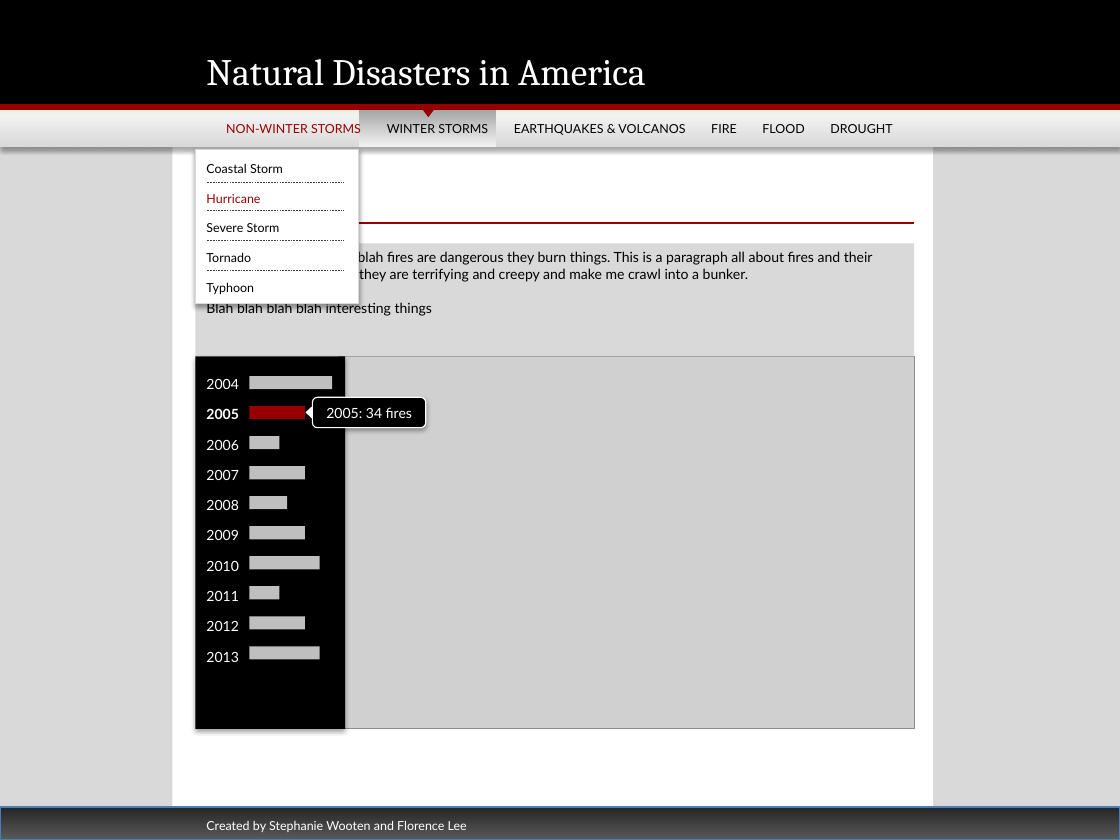
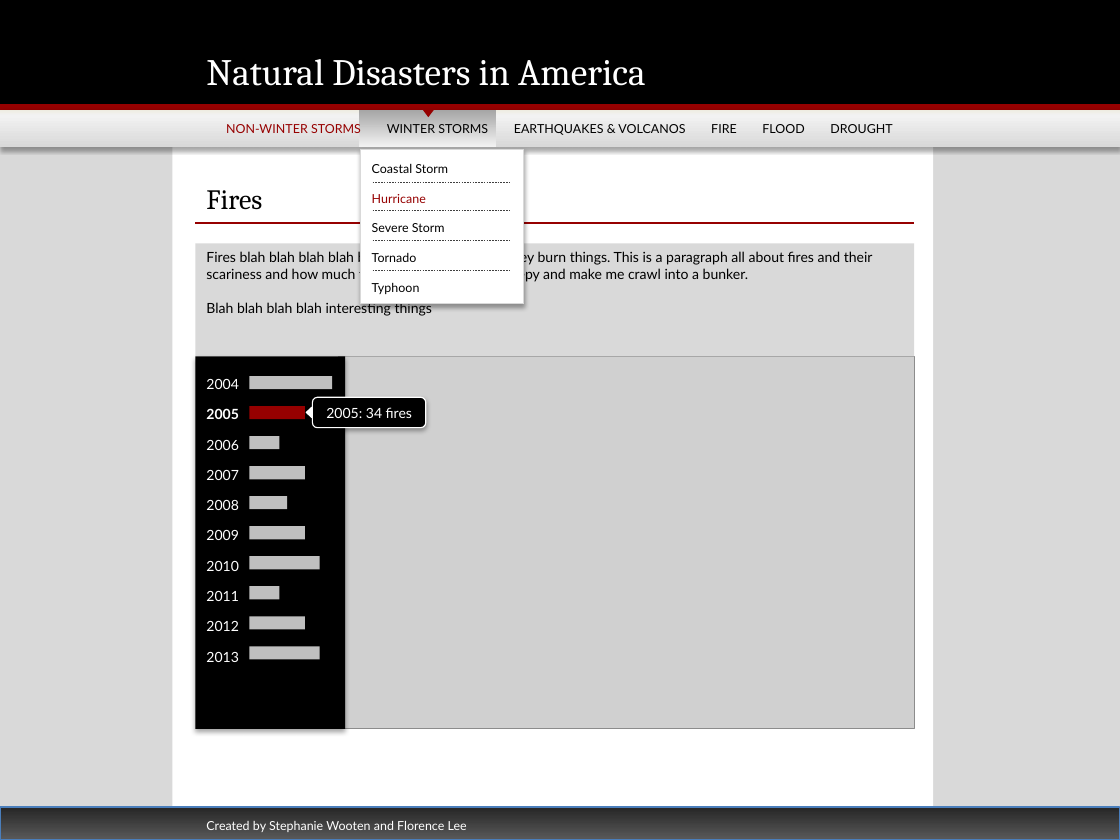
Before and after one commit to fswlee/awesome-fun-times, a slide deck: slide 2 of design.pptx. Drawn at 1120x840 pixels with LibreOffice and Linux fonts; fonts in the diff are those of the drawing; grey boxes stand for pictures. Boxes give left, top, right and bottom in pixels: in the first picture for what was removed or moved away, otherwise in the second. Text is boxed around its words. In the diff, an @@ line names an element or a change of style, - is before the commit and + after.

```diff
--- a/design.pptx
+++ b/design.pptx
@@ 4 lines, 1 text, 1 rectangle: place and size @@
-4 lines, 1 text, 1 rectangle at box(195, 150, 358, 305)
+4 lines, 1 text, 1 rectangle at box(361, 150, 524, 305)
```
Also in this commit, not shown: 1 other file.
